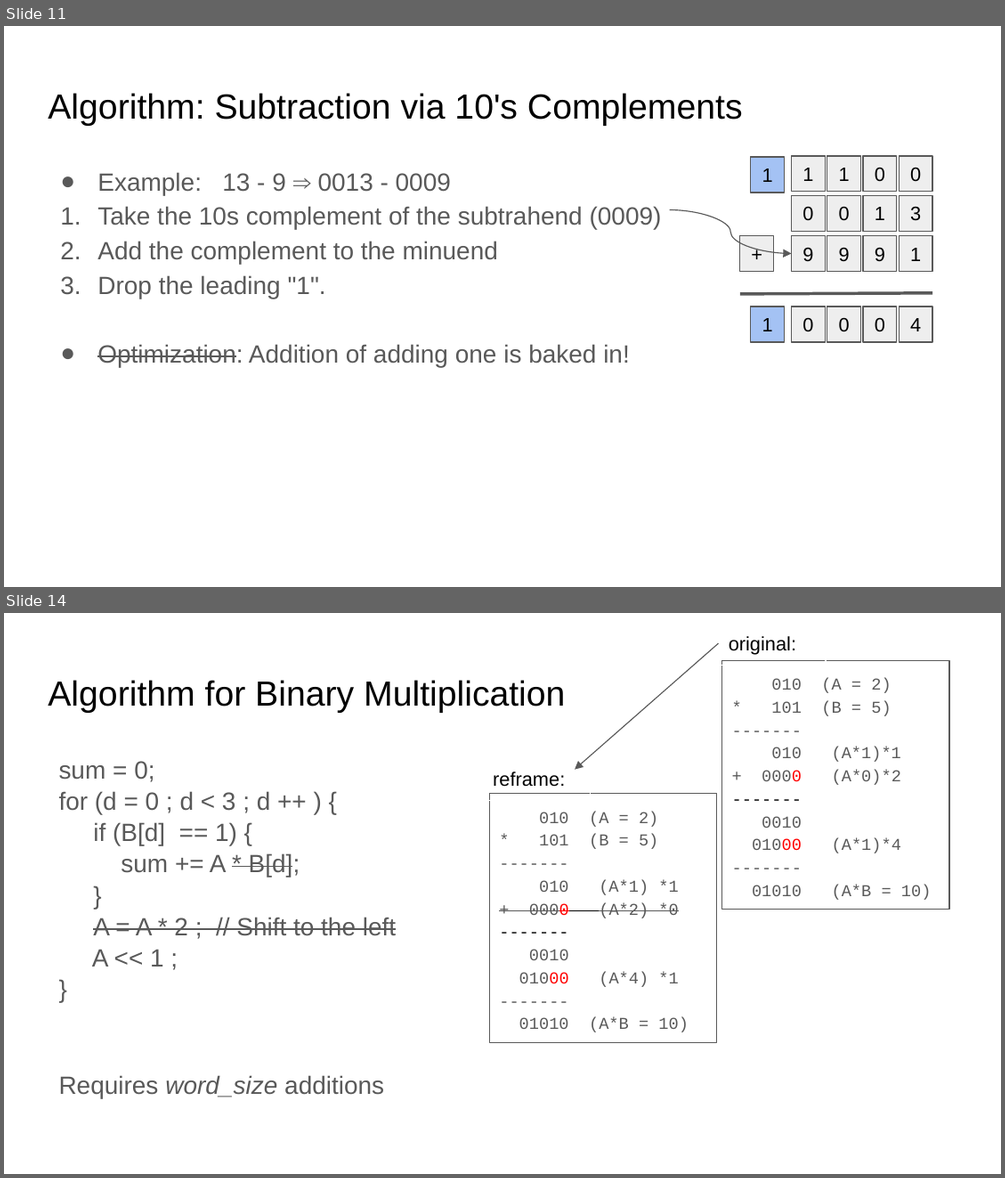
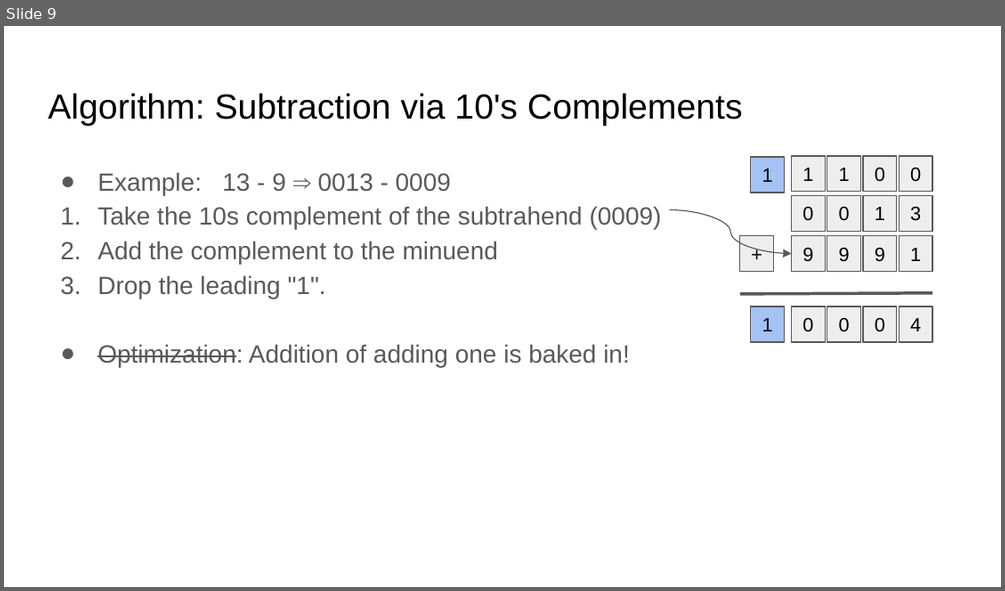
Before and after one commit to COMP122/comp122-s23, a slide deck: format-encodings/documents/ARCHIVE/base10-mathematical-review.pptx. Shown one above the other, each under a label of ours: slides 11 and 14 before the commit, slide 9 after it; the slides between them are not shown. The pictures are 1005x1178 and 1005x591 pixels, drawn with LibreOffice and Linux fonts; fonts in the diff are those of the drawing. Boxes give left, top, right and bottom in pixels: in the first picture for what was removed or moved away, otherwise in the second. Text is boxed around its words. In the diff, an @@ line names an element or a change of style, - is before the commit and + after.

```diff
--- a/format-encodings/documents/ARCHIVE/base10-mathematical-review.pptx
+++ b/format-encodings/documents/ARCHIVE/base10-mathematical-review.pptx
@@ slide 14 removed at <box>4,613,1001,1174</box>, background #FFFFFF @@
@@ rectangle removed at <box>719,622,826,666</box> @@
-original:
@@ arrow removed from (719, 643) to (574, 770) @@
@@ rectangle removed at <box>721,661,949,909</box> @@
-010 (A = 2)
-* 101 (B = 5)
--------
-010 (A*1)*1
-+ 0000 (A*0)*2
--------
-0010
-01000 (A*1)*4
--------
-01010 (A*B = 10)
@@ title removed at <box>48,680,565,713</box> @@
-Algorithm for Binary Multiplication
@@ text removed at <box>59,761,396,1099</box> @@
-sum = 0;
-for (d = 0 ; d < 3 ; d ++ ) {
-if (B[d] == 1) {
-sum += A * B[d];
-}
-A = A * 2 ; // Shift to the left
-A << 1 ;
-}
-Requires word_size additions
@@ rectangle removed at <box>483,756,591,801</box> @@
-reframe:
@@ rectangle removed at <box>489,794,717,1042</box> @@
-010 (A = 2)
-* 101 (B = 5)
--------
-010 (A*1) *1
-+ 0000 (A*2) *0
--------
-0010
-01000 (A*4) *1
--------
-01010 (A*B = 10)
@@ what was slide 11 is now slide 9 @@
```
Also in this commit, not shown: 4 other slides removed, 3 other files.
